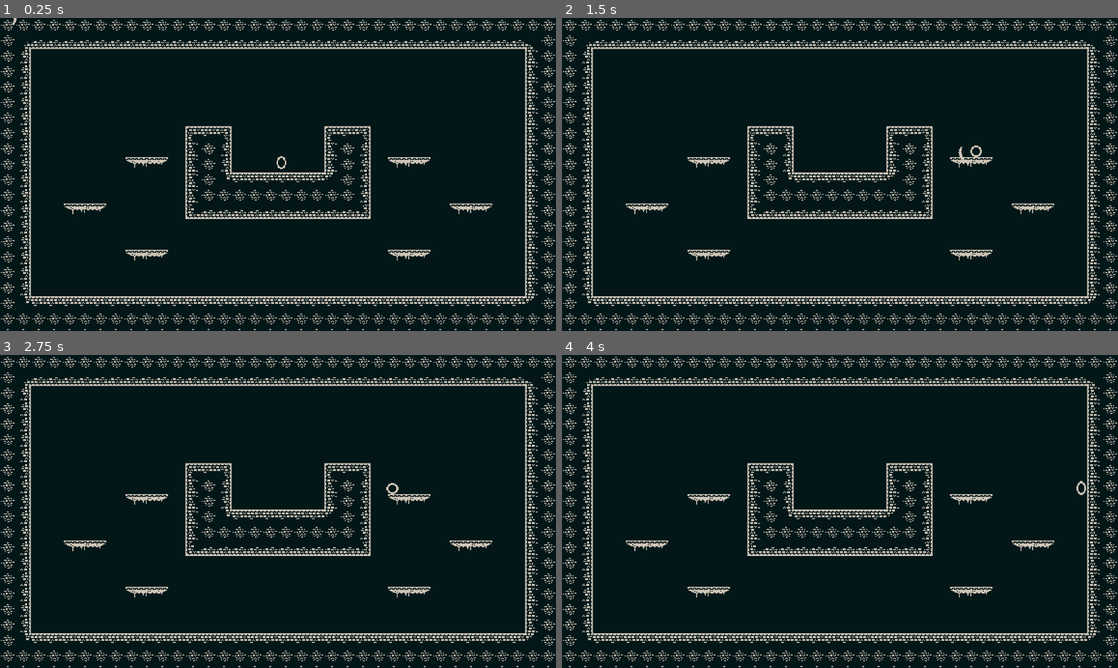
Above: before the commit, frames 1-4 (two rows, left to right).
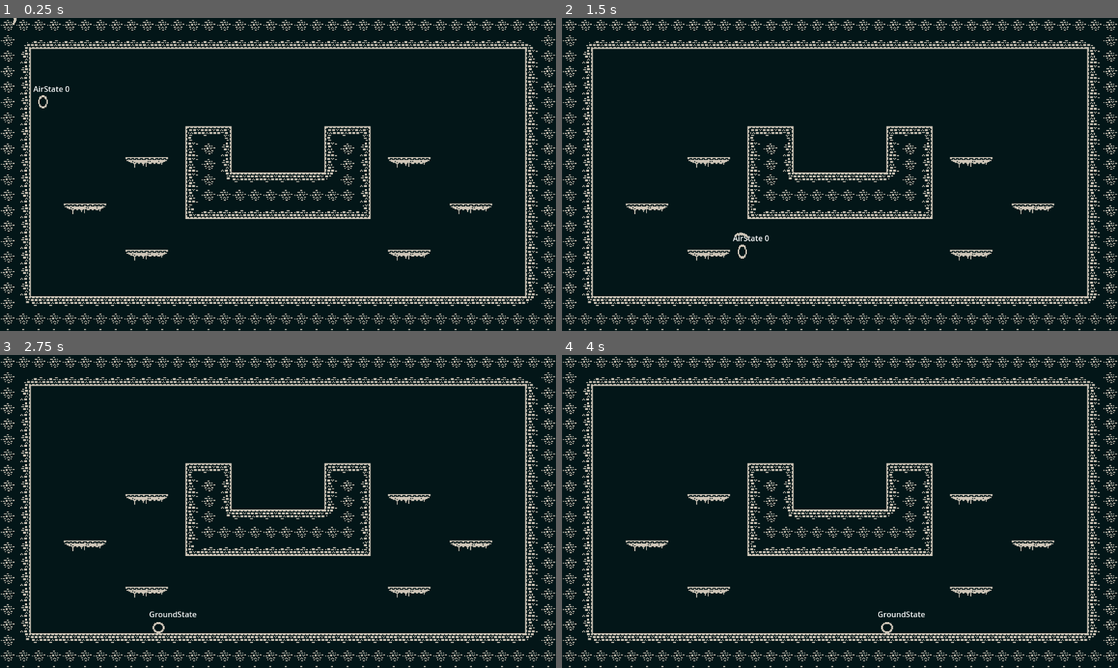
Above: after the commit, the same moments.

Repository: ajerezg/SlimeEscape
Game: Godot game, scene res://test_level.tscn
The game is run twice, just before and just after one commit, with the same random seed, the same clock (stepped at 60 frames per second) and the same inputs.
Inputs (mouse positions are in pixels of both pictures, inside the frame that each line leads up to):
- Up to frame 1 (0.25 s): no input
- Up to frame 2 (1.5 s): move the mouse to (962, 158) at 0.52 s; hold Space (jump) 0.53-1.28 s; hold D (right) from 0.53 s (still down); move the mouse to (728, 190) at 1.27 s; click (728, 190) at 1.35 s
- Up to frame 3 (2.75 s): tap Space (jump) at 1.52, 1.55, 1.82 s; move the mouse to (333, 442) at 2.02 s; release D (right) at 2.03 s; hold A (left) from 2.03 s (still down); hold Space (jump) from 2.03 s (still down)
- Up to frame 4 (4 s): move the mouse to (812, 574) at 2.77 s; release A (left) at 2.78 s; release Space (jump) at 2.78 s; hold D (right) from 2.78 s (still down); click (812, 574) at 2.85 s; tap Space (jump) at 3.02, 3.05, 3.32 s; move the mouse to (1006, 558) at 3.52 s; hold Space (jump) from 3.53 s (still down)

The runs differ from the first frame. In frame 1, 0.1% of the frame differs, in the area x 6-52%, y 21-49%; in frame 2, 0.2%, in the area x 30-76%, y 40-77%; in frame 3, 0.2%; in frame 4, 0.2%.
Error after the commit: Invalid call. Nonexistent function 'is_action_just_pressed' in base 'InputEventKey'. (res://player/states/air_state.gd:24)

Commit message:
WallJump(WIP)
problems with the wall jump: the state changes 2 times instead of 1

Diff:
--- /dev/null
+++ b/player/label.gd
@@ -0,0 +1,11 @@
+extends Label
+
+class_name PlayerLabel
+
+
+var player: Player
+
+
+func _process(delta: float) -> void:
+	var current_state_name = player.movement_state_machine.current_state.get_name_str()
+	text = current_state_name
--- a/player/player.gd
+++ b/player/player.gd
@@ -1,4 +1,6 @@
 extends CharacterBody2D
+
+class_name Player
 
 @onready var player_body_sprite_2d: Sprite2D = $PlayerBodySprite2D
 @onready var player_animation_player = $PlayerAnimationPlayer
@@ -9,14 +11,17 @@
 @onready var attack_state_machine: PlayerAttackStateMachine = $AttackStateMachine
 @onready var idle_state: Node = $AttackStateMachine/IdleState
 
+@onready var label: PlayerLabel = $Label
 
 
-var gravity = 980.0
-var speed = 300.0
-var jump_velocity = -450.0
+var gravity := 980.0
+var speed := 300.0
+var jump_velocity := -450.0
+var wall_slide_velocity := 150.0
 
 
 func _ready() -> void:
+	label.player = self
 	movement_state_machine.current_state = ground_state
 	attack_state_machine.current_state = idle_state
 	#Initialize player movement states
@@ -40,15 +45,19 @@
 	attack_state_machine.process_input(event)
 
 
-func jump():
+func jump() -> void:
 	velocity.y = jump_velocity
 
 
-func fall(delta, speed_factor=1):
+func fall(delta, speed_factor=1) -> void:
 	velocity.y += gravity * delta * speed_factor
 
 
-func move_x_axis(direction, speed_factor=1):
+func wall_slide(speed_factor=1) -> void:
+	velocity.y = wall_slide_velocity * speed_factor
+
+
+func move_x_axis(direction: float, speed_factor:=1.0):
 	if direction:
 		velocity.x = direction * speed * speed_factor
 	else:
--- a/player/player.tscn
+++ b/player/player.tscn
@@ -1,11 +1,13 @@
-[gd_scene load_steps=18 format=3 uid="uid://b8k713ljirnd4"]
+[gd_scene load_steps=20 format=3 uid="uid://b8k713ljirnd4"]
 
 [ext_resource type="Script" path="res://player/player.gd" id="1_lmsf7"]
+[ext_resource type="Script" path="res://player/label.gd" id="2_twxel"]
 [ext_resource type="Texture2D" uid="uid://d24kl3vtfirna" path="res://colored-transparent_packed.png" id="2_vrfrn"]
 [ext_resource type="Script" path="res://player/state_machine.gd" id="3_v51dr"]
 [ext_resource type="Script" path="res://player/states/ground_state.gd" id="4_v47b7"]
 [ext_resource type="Script" path="res://player/states/air_state.gd" id="5_okbcf"]
 [ext_resource type="Script" path="res://player/attack_state_machine.gd" id="6_fbl4r"]
+[ext_resource type="Script" path="res://player/states/wall_slide_state.gd" id="6_vvy2o"]
 [ext_resource type="Script" path="res://player/states/idle_state.gd" id="7_wg7d4"]
 [ext_resource type="Script" path="res://player/states/basic_attack_state.gd" id="8_depg8"]
 
@@ -188,6 +190,13 @@
 
 [node name="Player" type="CharacterBody2D"]
 script = ExtResource("1_lmsf7")
+
+[node name="Label" type="Label" parent="."]
+offset_left = -20.0
+offset_top = -39.0
+offset_right = 20.0
+offset_bottom = -16.0
+script = ExtResource("2_twxel")
 
 [node name="CollisionShape2D" type="CollisionShape2D" parent="."]
 shape = SubResource("CircleShape2D_5gihe")
@@ -211,9 +220,19 @@
 script = ExtResource("4_v47b7")
 air_state = NodePath("../AirState")
 
-[node name="AirState" type="Node" parent="MovementStateMachine" node_paths=PackedStringArray("ground_state")]
+[node name="AirState" type="Node" parent="MovementStateMachine" node_paths=PackedStringArray("ground_state", "wall_slide_state")]
 script = ExtResource("5_okbcf")
 ground_state = NodePath("../GroundState")
+wall_slide_state = NodePath("../WallSlideState")
+
+[node name="WallJumpTimer" type="Timer" parent="MovementStateMachine/AirState"]
+wait_time = 0.5
+one_shot = true
+
+[node name="WallSlideState" type="Node" parent="MovementStateMachine" node_paths=PackedStringArray("ground_state", "air_state")]
+script = ExtResource("6_vvy2o")
+ground_state = NodePath("../GroundState")
+air_state = NodePath("../AirState")
 
 [node name="AttackStateMachine" type="Node" parent="."]
 script = ExtResource("6_fbl4r")
--- a/player/states/abstract_player_attack_state.gd
+++ b/player/states/abstract_player_attack_state.gd
@@ -2,7 +2,7 @@
 
 extends Node
 
-var player: CharacterBody2D = null
+var player: Player = null
 var next_state: PlayerAttackState = null
 
 
--- a/player/states/abstract_player_state.gd
+++ b/player/states/abstract_player_state.gd
@@ -2,7 +2,7 @@
 
 extends Node
 
-var player: CharacterBody2D = null
+var player: Player = null
 var sprite_2d: Sprite2D = null
 var animation_player: AnimationPlayer = null
 var next_state: PlayerState = null
@@ -17,8 +17,10 @@
 
 
 func can_enter(event: InputEvent):
-	assert(false, "Method can enter not implemented for " + name)
+	assert(false, "Method can_enter not implemented for " + name)
 
+func can_enter_middle_run():
+	assert(false, "Method can_enter_middle_run not implemented for "+ name)
 
 func on_enter():
 	pass
--- a/player/states/air_state.gd
+++ b/player/states/air_state.gd
@@ -1,43 +1,74 @@
 extends PlayerState
 
 
+@onready var wall_jump_timer: Timer = $WallJumpTimer
+
 @export var ground_state: PlayerState
-#@export var attack1_state: PlayerState
+@export var wall_slide_state: PlayerState
+
+var wall_jump_wait_time := 1.0
+var wall_jump_normal := 0.0
+
+var counter = 1
+
+func _ready():
+	wall_jump_timer.one_shot = true
+	wall_jump_timer.wait_time = wall_jump_wait_time
 
 func process_input(event: InputEvent):
-	#if attack1_state.can_enter(event):
-	#	next_state = attack1_state
 	pass
 
 
+
 func can_enter(event: InputEvent):
-	if event.is_action_pressed("jump") and player.is_on_floor():
-		return true
-	return false
+	return event.is_action_just_pressed("jump") and (player.is_on_floor() or player.is_on_wall_only())
+
+
+func can_enter_middle_run():
+	return !player.is_on_floor() and !wall_slide_state.can_enter_middle_run()
 
 
 func on_enter():
-	if player.is_on_floor():
+	counter += 1
+	print("air on enter " + str(counter))
+	if Input.is_action_pressed("jump") and (player.is_on_floor() or player.is_on_wall_only()):
 		player.jump()
+		if player.is_on_wall_only():
+			wall_jump_normal = player.get_wall_normal().x
+			player.move_x_axis(wall_jump_normal)
+			wall_jump_timer.start()
+
+
+func on_exit():
+	counter += 1
+	print("air on exit " + str(counter))
+	wall_jump_normal = 0.0
 
 
 func run(delta):
-	if player.is_on_floor():
+	# prev calculations
+	var direction = Input.get_axis("left", "right")
+	#var mouse_vector = player.get_relative_mouse_position()
+
+	#var is_jumping = player.velocity.y <= 0
+	#var is_moving_where_looking = mouse_vector.x * direction >= 0
+	#var is_looking_left = mouse_vector.x < 0
+	# movement
+	player.fall(delta)
+	if wall_jump_timer.is_stopped():
+		player.move_x_axis(direction)
+	else:
+		player.move_x_axis(wall_jump_normal)
+	# animation
+	#if is_jumping:
+	animation_player.play("jump")
+	#else:
+	#	animation_player.play("jump")
+	#sprite.flip_h = is_looking_left
+	if ground_state.can_enter_middle_run():
 		next_state = ground_state
-	else:
-		# prev calculations
-		var direction = Input.get_axis("left", "right")
-		#var mouse_vector = player.get_relative_mouse_position()
+	elif wall_slide_state.can_enter_middle_run():
+		next_state = wall_slide_state
 
-		var is_jumping = player.velocity.y <= 0
-		#var is_moving_where_looking = mouse_vector.x * direction >= 0
-		#var is_looking_left = mouse_vector.x < 0
-		# movement
-		player.fall(delta)
-		player.move_x_axis(direction)
-		# animation
-		if is_jumping:
-			animation_player.play("jump")
-		else:
-			animation_player.play("jump")
-		#sprite.flip_h = is_looking_left
+func get_name_str():
+	return name + " " + str(wall_jump_normal)
--- a/player/states/ground_state.gd
+++ b/player/states/ground_state.gd
@@ -10,6 +10,10 @@
 		next_state = air_state
 	#elif attack1_state.can_enter(event):
 	#	next_state = attack1_state
+
+
+func can_enter_middle_run():
+	return player.is_on_floor()
 
 
 func run(delta):
--- /dev/null
+++ b/player/states/wall_slide_state.gd
@@ -0,0 +1,37 @@
+extends PlayerState
+
+
+@export var ground_state: PlayerState
+@export var air_state: PlayerState
+
+
+func process_input(event: InputEvent):
+	if air_state.can_enter(event):
+		next_state = air_state
+
+
+
+func can_enter_middle_run():
+	if player.is_on_wall_only():
+		var wall_normal: Vector2 = player.get_wall_normal()
+		if wall_normal.x > 0 and Input.is_action_pressed('left', true):
+			return true
+		if wall_normal.x < 0 and Input.is_action_pressed("right", true):
+			return true
+	return false
+
+
+func run(delta):
+	player.move_x_axis(0)
+	player.wall_slide()
+	if ground_state.can_enter_middle_run():
+		next_state = ground_state
+	elif air_state.can_enter_middle_run():
+		next_state = air_state
+
+
+func on_enter():
+	print(name + "on_enter")
+
+func on_exit():
+	print(name + "on_exit")
--- a/test_level.tscn
+++ b/test_level.tscn
@@ -1119,4 +1119,4 @@
 tile_set = SubResource("TileSet_1kwmo")
 
 [node name="Player" parent="." instance=ExtResource("2_lwsyj")]
-position = Vector2(583, 271)
+position = Vector2(89, 145)
